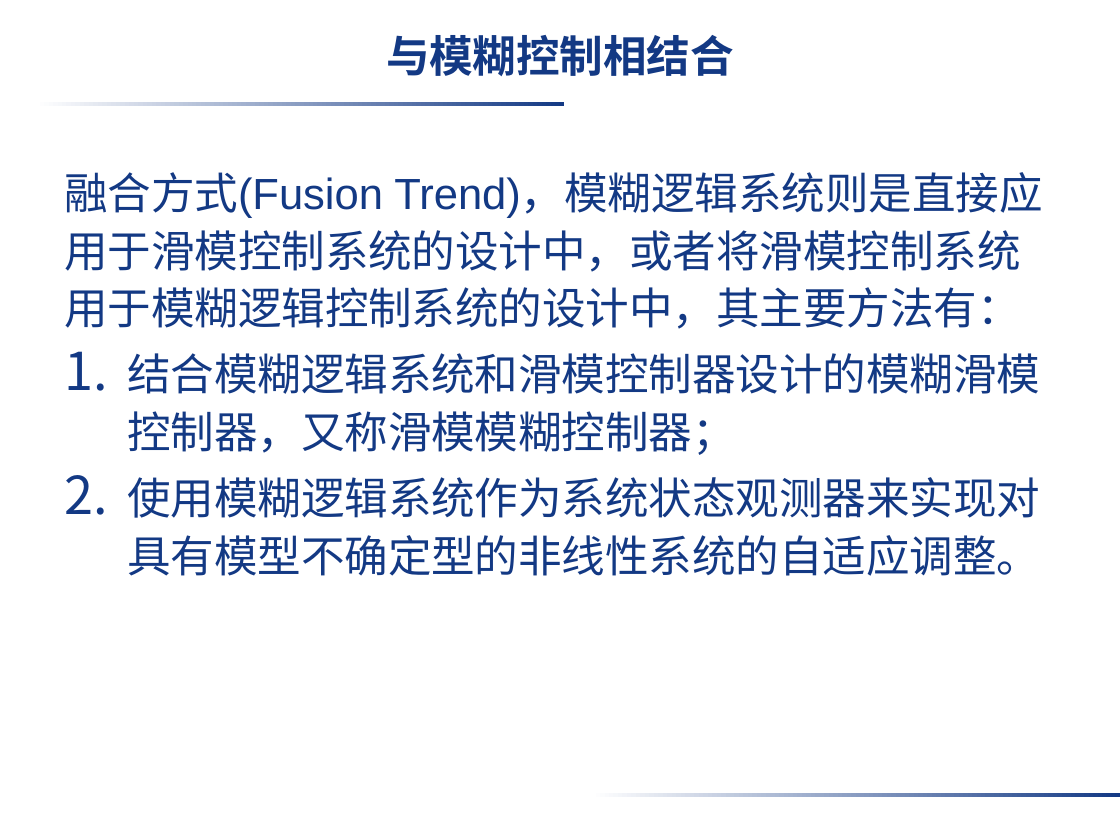
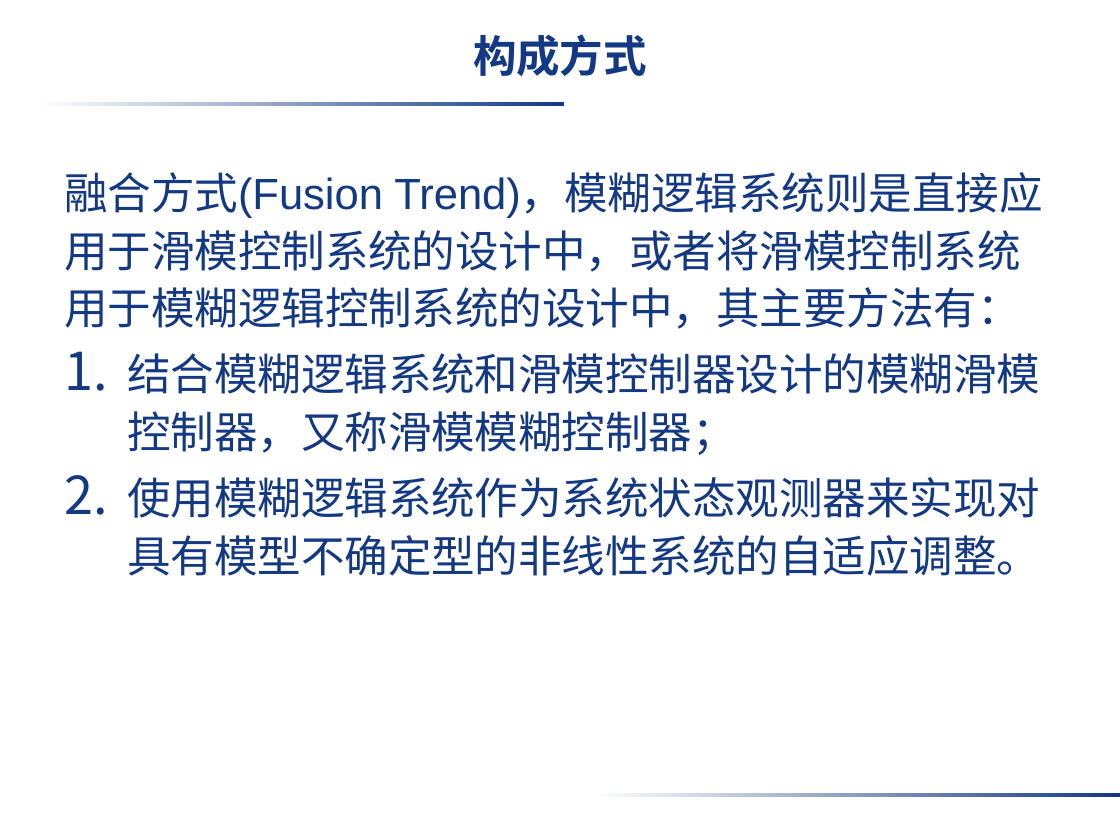
Before and after one commit to liujimu/fuzzy_control_homework, a slide deck: slide 37 of 第一次作业_刘继沐.pptx (slide 35 before the commit). Drawn at 1120x840 pixels with LibreOffice and Linux fonts; fonts in the diff are those of the drawing; background and template pictures are left out. Boxes give left, top, right and bottom in pixels: in the first picture for what was removed or moved away, otherwise in the second. Text is boxed around its words. In the diff, an @@ line names an element or a change of style, - is before the commit and + after.

```diff
--- a/第一次作业_刘继沐.pptx
+++ b/第一次作业_刘继沐.pptx
@@ title at <box>473,34,647,76</box>: text changed @@
-与模糊控制相结合
+构成方式
```
Also in this commit, not shown: 2 other slides changed, 4 slides added, 1 slide removed.
